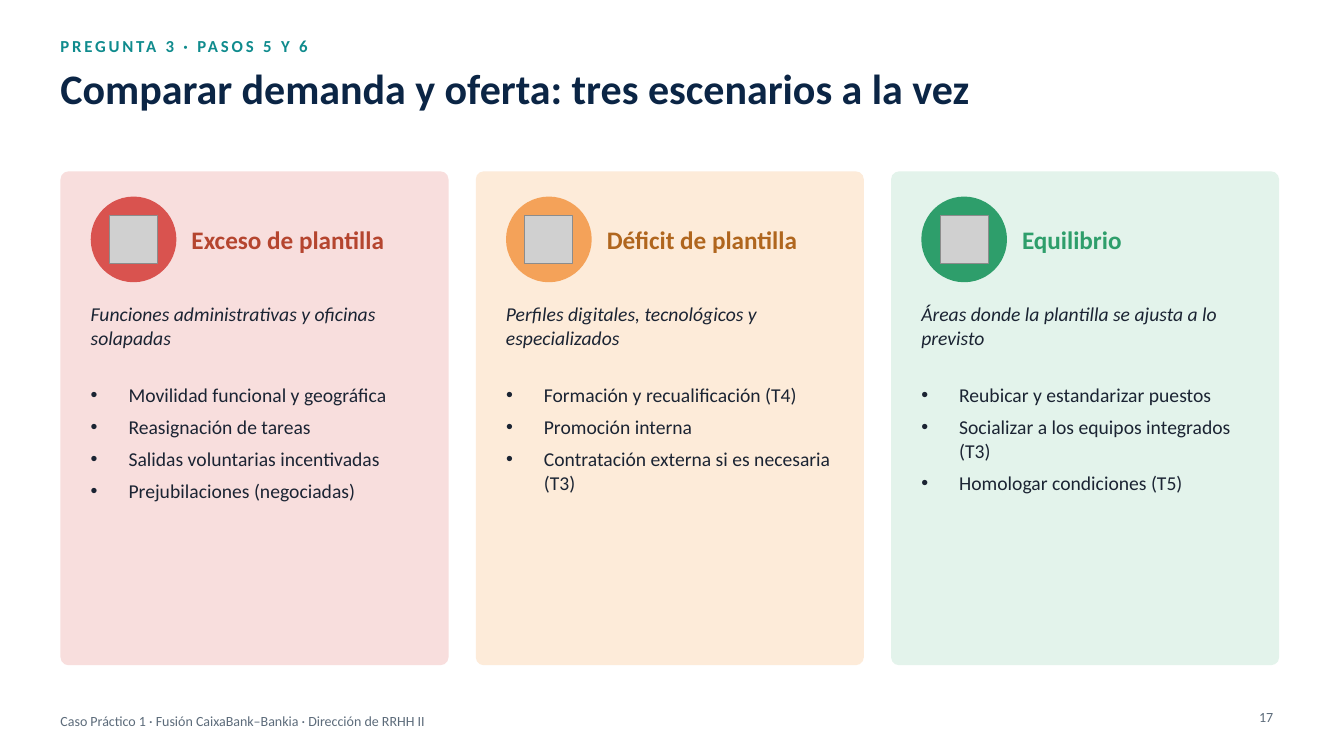
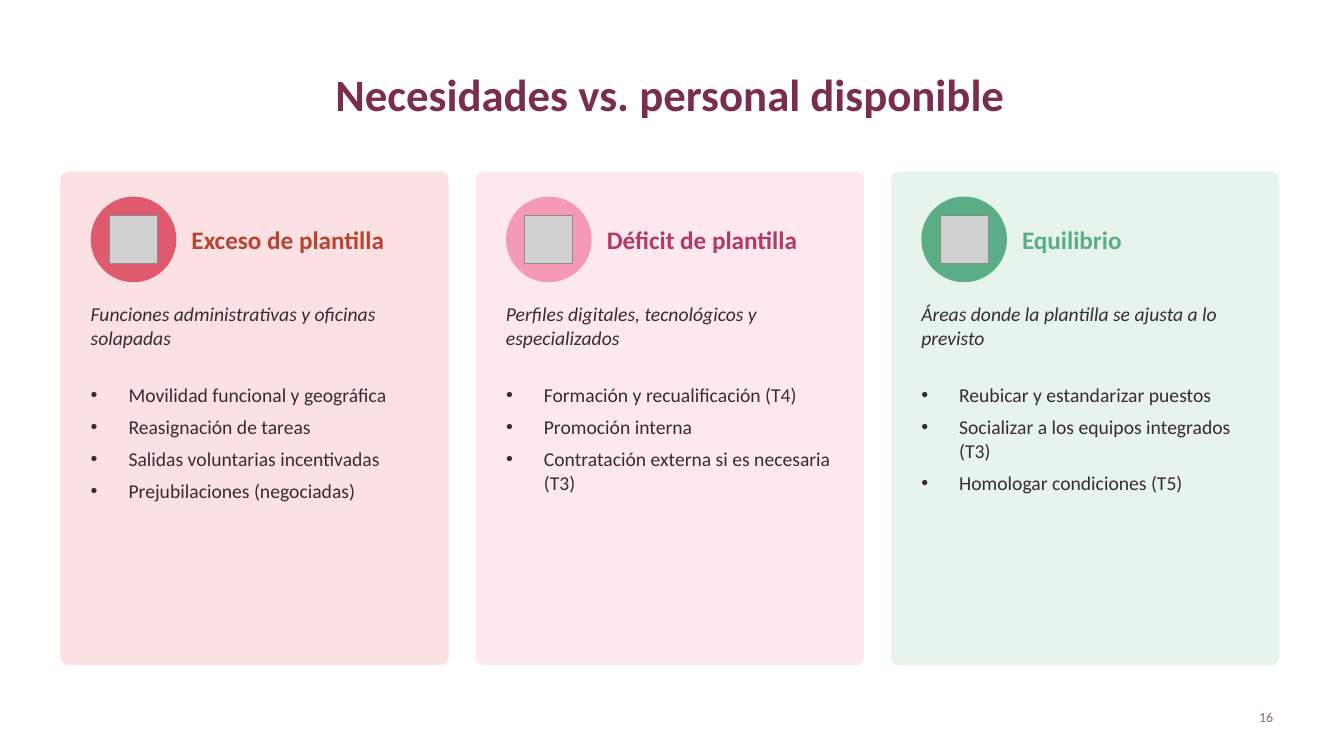
Before and after one commit to germancoortes/Ascensor, a slide deck: slide 16 of caso_caixabank_bankia/Presentacion_Fusion_CaixaBank_Bankia.pptx (slide 17 before the commit). Drawn at 1344x756 pixels with LibreOffice and Linux fonts; fonts in the diff are those of the drawing; grey boxes stand for pictures. Boxes give left, top, right and bottom in pixels: in the first picture for what was removed or moved away, otherwise in the second. Text is boxed around its words. In the diff, an @@ line names an element or a change of style, - is before the commit and + after.

```diff
--- a/caso_caixabank_bankia/Presentacion_Fusion_CaixaBank_Bankia.pptx
+++ b/caso_caixabank_bankia/Presentacion_Fusion_CaixaBank_Bankia.pptx
@@ text removed at [166, 40, 307, 52] @@
-PREGUNTA 3 · PASOS 5 Y 6
@@ title removed at [60, 74, 969, 111] @@
-Comparar demanda y oferta: tres escenarios a la vez
@@ title added at [335, 79, 1004, 118], 32 pt, text #7B2D4F, bold @@
+Necesidades vs. personal disponible
@@ rounded rectangle at [60, 171, 449, 665]: fill #F8DEDD to #FBE1E4 @@
@@ rounded rectangle at [476, 171, 864, 665]: fill #FDEBD9 to #FDE8EE @@
@@ rounded rectangle at [891, 171, 1279, 665]: fill #E3F3EB to #E6F4EC @@
@@ ellipse at [91, 197, 176, 282]: fill #D9534F to #E05A6D @@
@@ ellipse at [506, 197, 592, 282]: fill #F4A259 to #F59AB5 @@
@@ text "Déficit de plantilla" at [607, 231, 797, 253]: text colour #B0661E to #B23A66 @@
@@ ellipse at [922, 197, 1007, 282]: fill #2E9E6B to #5BAE84 @@
@@ text "Equilibrio" at [1022, 231, 1122, 253]: text colour #2E9E6B to #5BAE84 @@
@@ text colour #1B2433 to #3A2A30 in 6 elements at [91, 307, 376, 348], [129, 388, 386, 502], [506, 307, 757, 348], [544, 388, 830, 493], [921, 305, 1217, 348], [959, 388, 1230, 494] @@
@@ text removed at [60, 716, 425, 726] @@
-Caso Práctico 1 · Fusión CaixaBank–Bankia · Dirección de RRHH II
@@ page number at [1259, 712, 1273, 722]: text changed; text colour #5C6B7A to #8A6B77 @@
-17
+16
```
Also in this commit, not shown: 20 other slides changed, 1 slide added, 2 slides removed, 6 other files.
